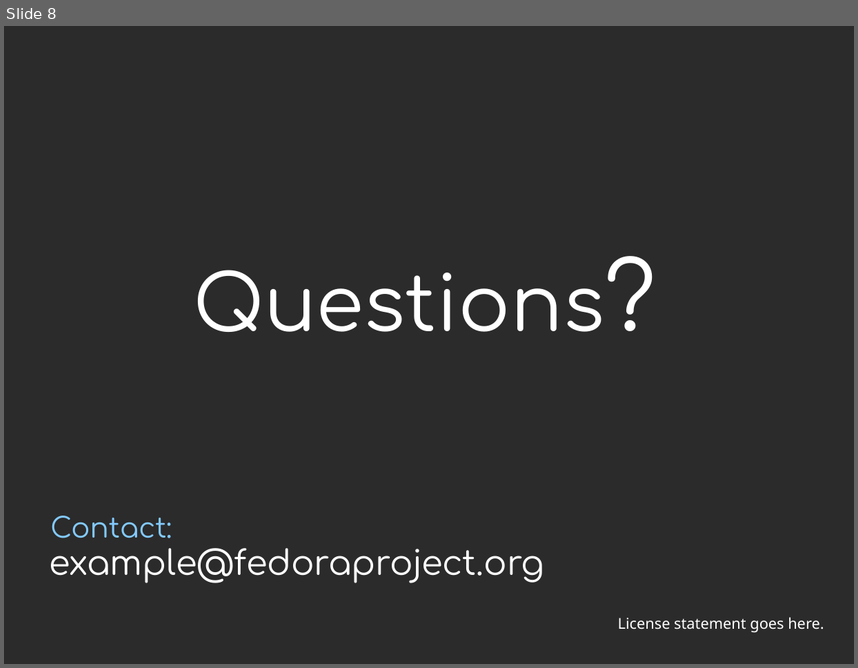
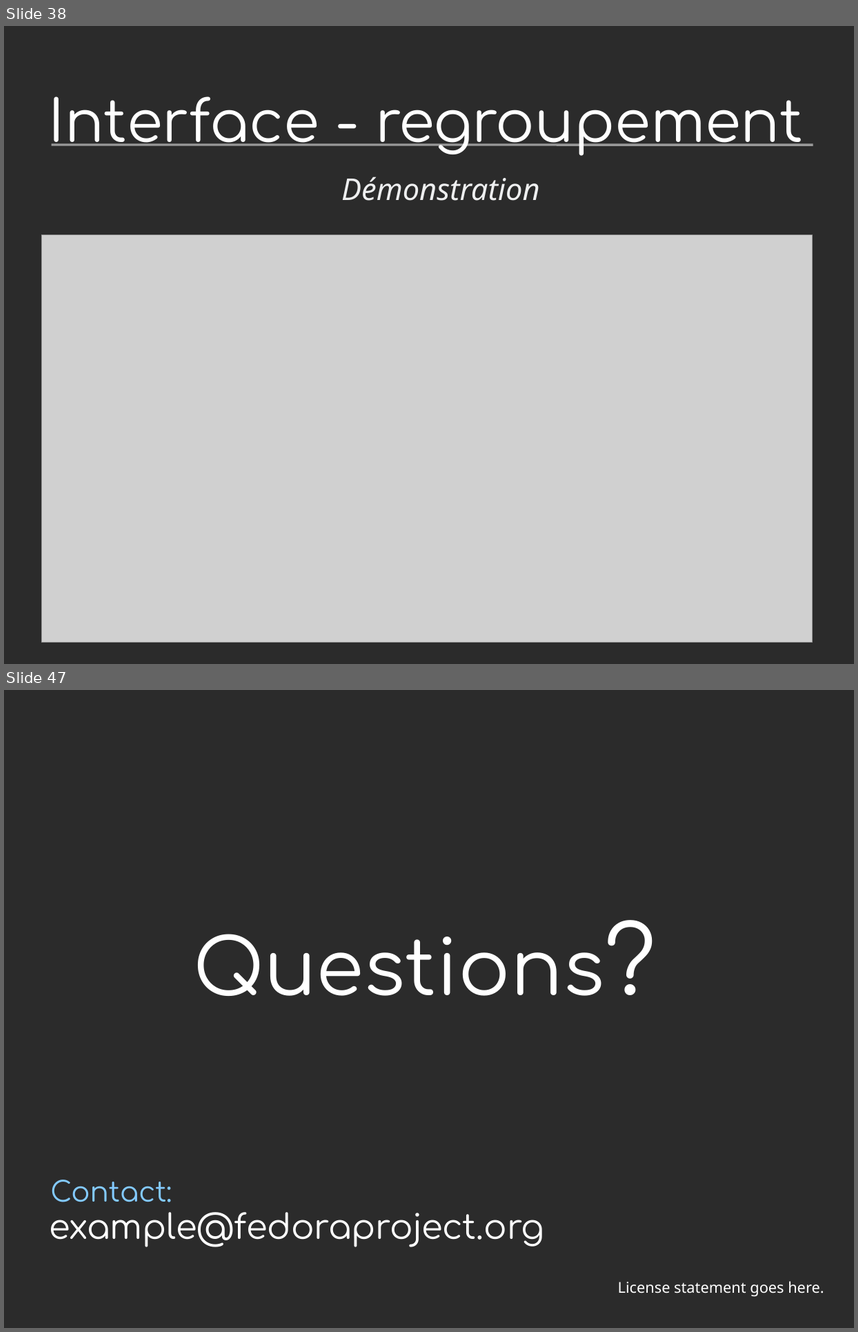
Before and after one commit to DenkouNova/LOG792, a slide deck: Rapports/005_Presentation/Presentation.odp. Shown one above the other, each under a label of ours: slide 8 before the commit, slides 38 and 47 after it; the slides between them are not shown. The pictures are 858x668 and 858x1332 pixels, drawn with LibreOffice and Linux fonts; fonts in the diff are those of the drawing; grey boxes stand for pictures; background and template pictures are left out; a plain dark background stands for a picture behind light text. Boxes give left, top, right and bottom in pixels: in the first picture for what was removed or moved away, otherwise in the second. Text is boxed around its words. In the diff, an @@ line names an element or a change of style, - is before the commit and + after.

```diff
--- a/Rapports/005_Presentation/Presentation.odp
+++ b/Rapports/005_Presentation/Presentation.odp
@@ slide 38 added at (4, 26, 854, 664), background picture (left out) @@
@@ title added at (49, 96, 803, 155), 54 pt, text #FFFFFF @@
+Interface - regroupement
@@ line added from (51, 145) to (813, 145), #999999 2.15 pt @@
@@ text added at (341, 176, 540, 201), 28 pt, text #EEEFF0, italic @@
+Démonstration
@@ picture added at (42, 235, 813, 642) @@
@@ what was slide 8 is now slide 47 @@
```
Also in this commit, not shown: 4 slides changed, 44 other slides added, 6 slides removed, 13 other files.
